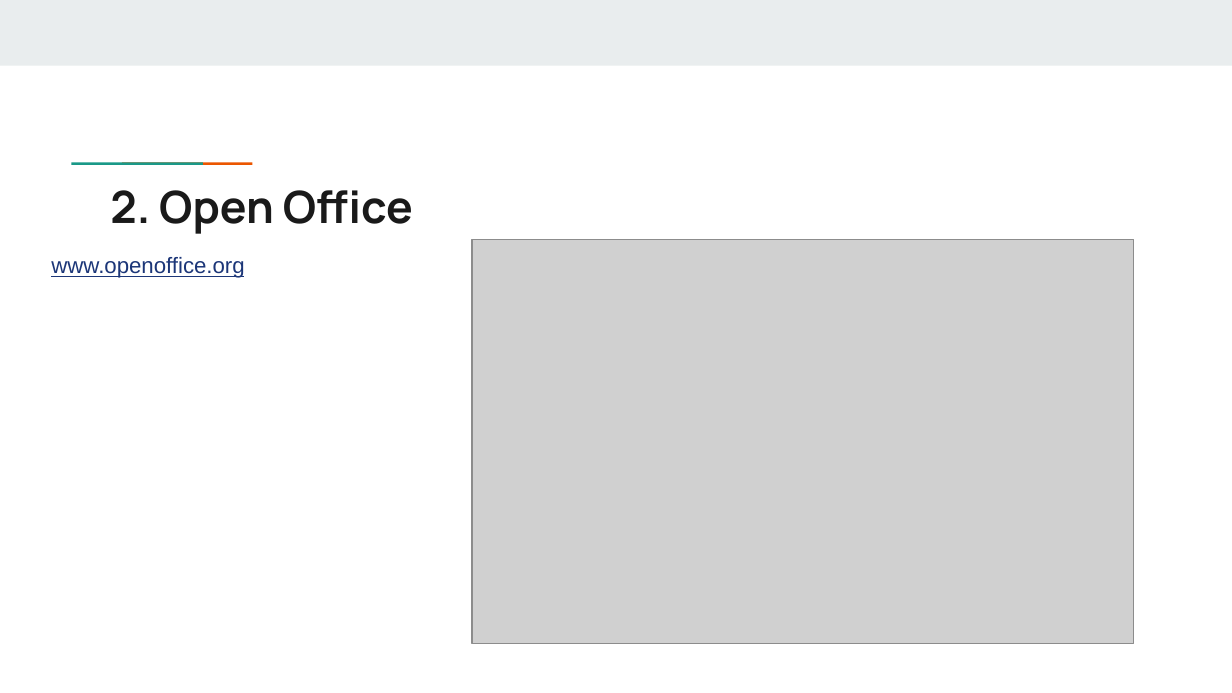
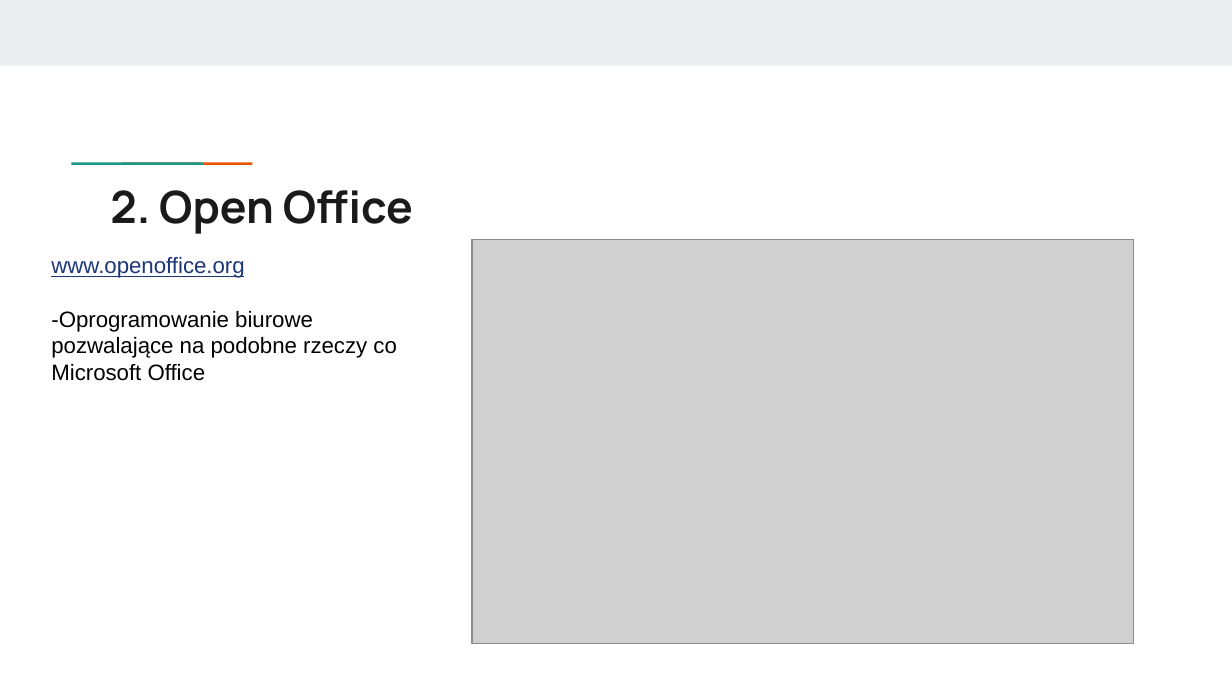
Before and after one commit to pawelmusiol/WDI, a slide deck: slide 4 of moduł 2/moduł 2.pptx. Drawn at 1232x693 pixels with LibreOffice and Linux fonts; fonts in the diff are those of the drawing; grey boxes stand for pictures. Boxes give left, top, right and bottom in pixels: in the first picture for what was removed or moved away, otherwise in the second. Text is boxed around its words. In the diff, an @@ line names an element or a change of style, - is before the commit and + after.

```diff
--- a/moduł 2/moduł 2.pptx
+++ b/moduł 2/moduł 2.pptx
@@ text at <box>51,311,396,381</box>: paragraph added @@
+-Oprogramowanie biurowe pozwalające na podobne rzeczy co Microsoft Office
```
Also in this commit, not shown: 8 other slides changed, 1 other file.
